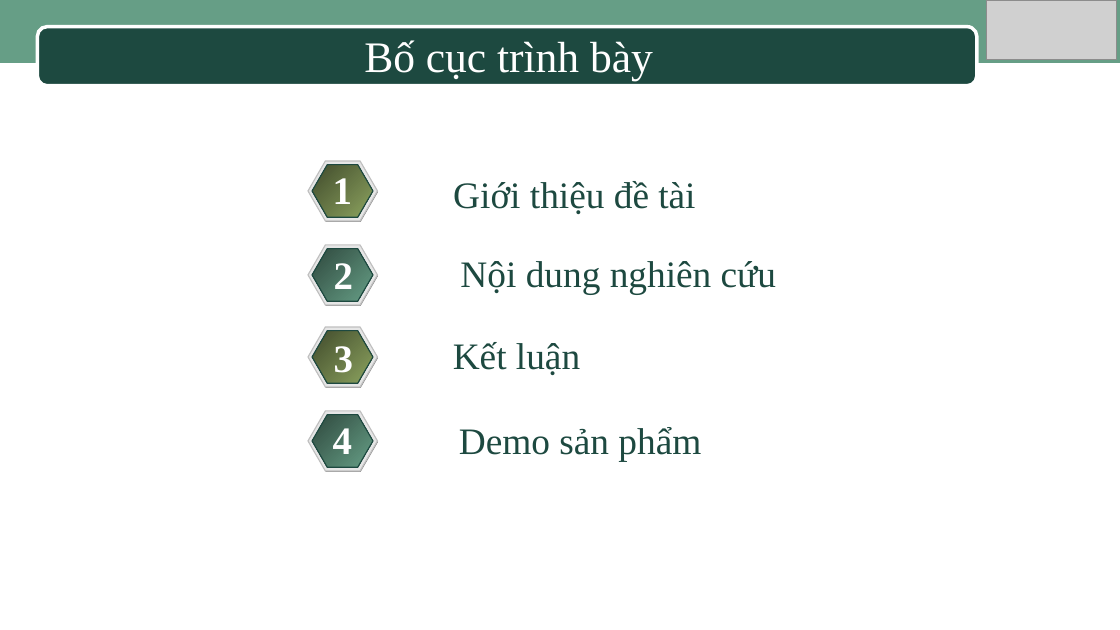
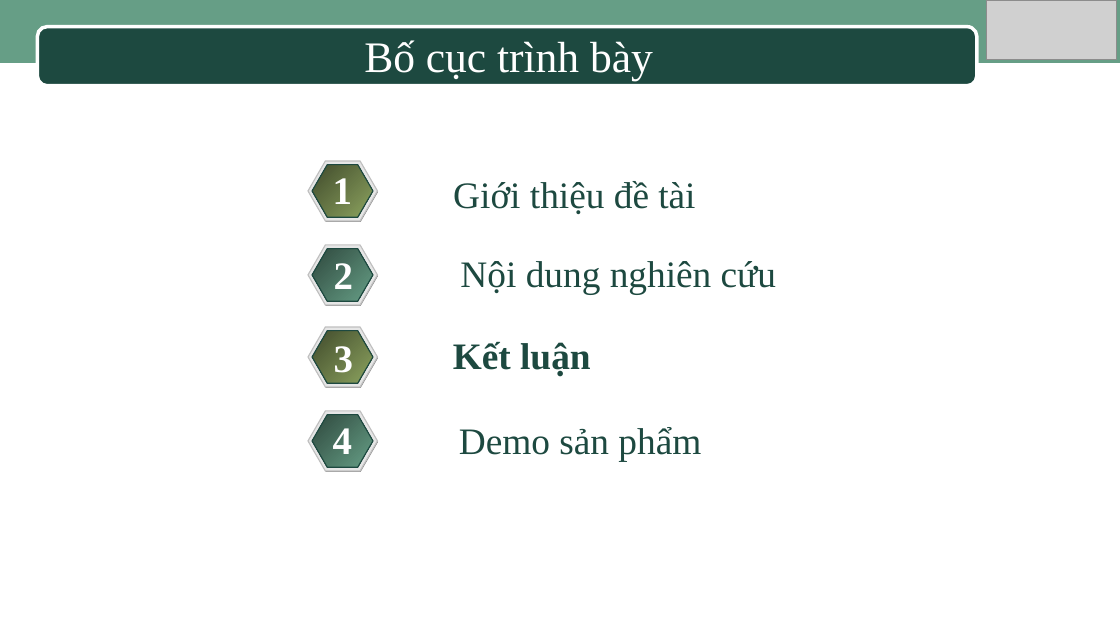
Before and after one commit to HuynhHueTruc/LuanVanTinHocUngDung, a slide deck: slide 15 of Slide_Bao_cao_luan_Van.ppt. Drawn at 1120x630 pixels with LibreOffice and Linux fonts; fonts in the diff are those of the drawing; grey boxes stand for pictures; background and template pictures are left out. Boxes give left, top, right and bottom in pixels: in the first picture for what was removed or moved away, otherwise in the second. Text is boxed around its words. In the diff, an @@ line names an element or a change of style, - is before the commit and + after.

```diff
--- a/Slide_Bao_cao_luan_Van.ppt
+++ b/Slide_Bao_cao_luan_Van.ppt
@@ text "Kết luận" at (x1=453, y1=342, x2=591, y2=377): bold on @@
```
Also in this commit, not shown: 6 other slides changed, 1 slide added, 3 other files.
